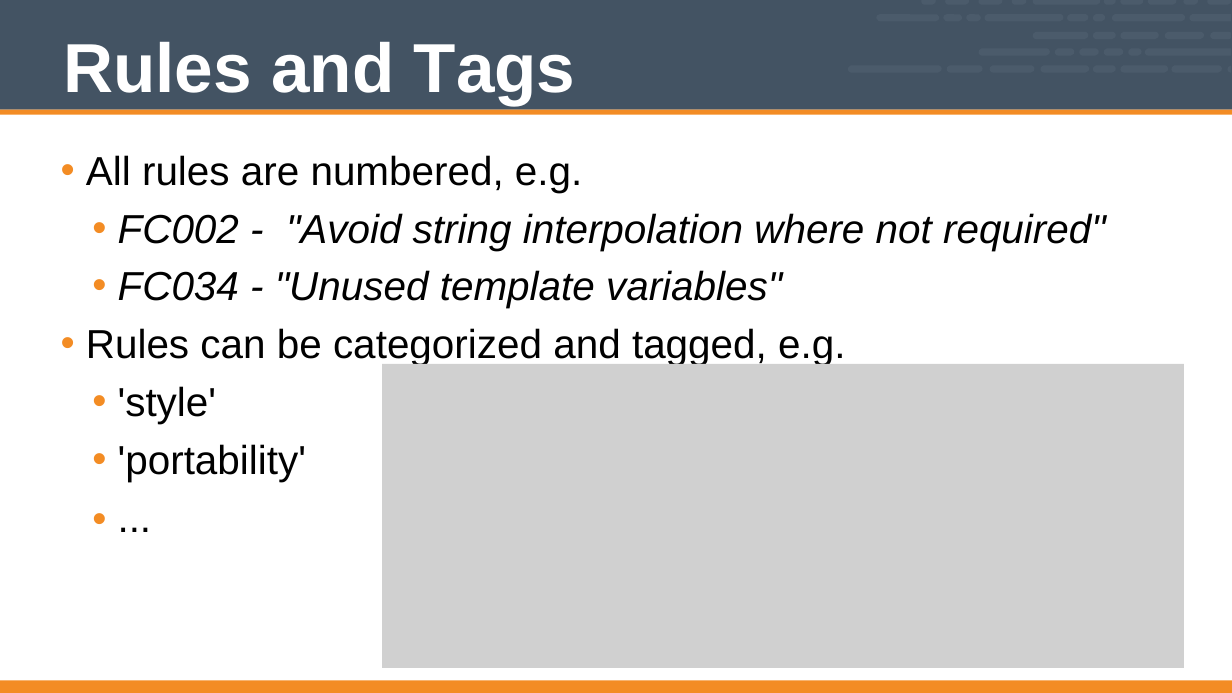
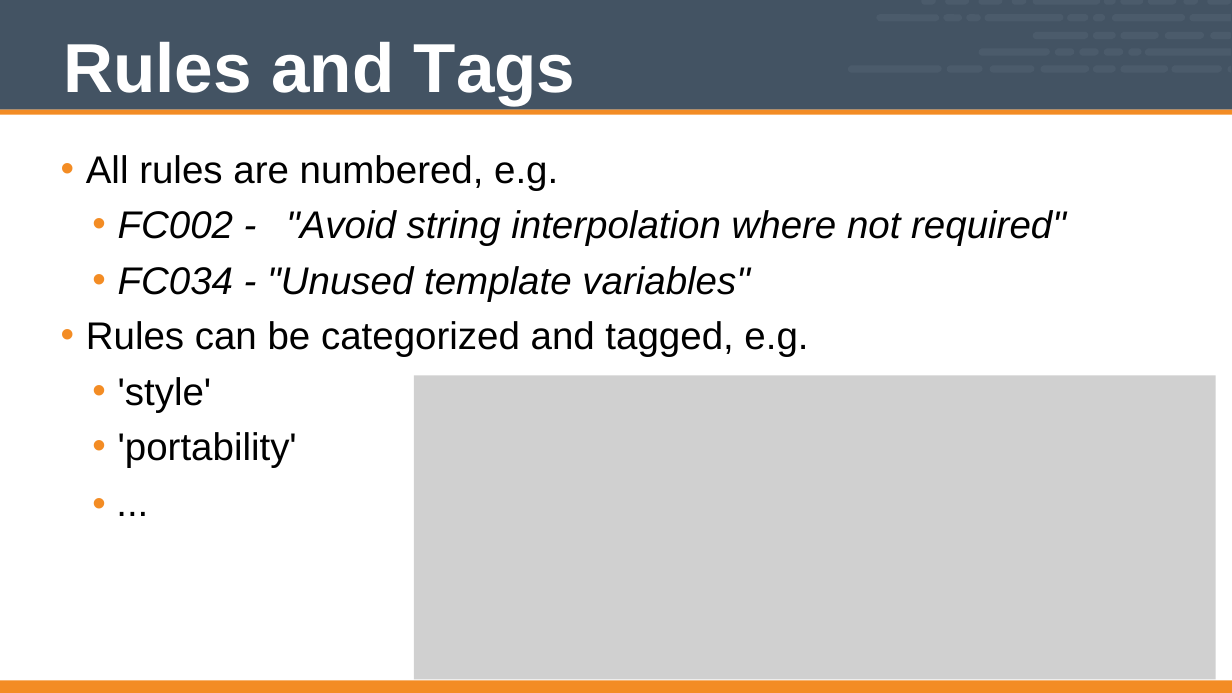
Before and after one commit to nathenharvey/chef-intermediate, a slide deck: slide 5 of Modules/10-Chef_Intermediate.pptx (slide 4 before the commit). Drawn at 1232x693 pixels with LibreOffice and Linux fonts; fonts in the diff are those of the drawing; grey boxes stand for pictures. Boxes give left, top, right and bottom in pixels: in the first picture for what was removed or moved away, otherwise in the second. Text is boxed around its words. In the diff, an @@ line names an element or a change of style, - is before the commit and + after.

```diff
--- a/Modules/10-Chef_Intermediate.pptx
+++ b/Modules/10-Chef_Intermediate.pptx
@@ text "All rules are numbered, e.g." at <box>86,155,1066,468</box>: size 42 to 40 pt @@
@@ picture: place and size @@
-picture at <box>382,364,1183,668</box>
+picture at <box>414,376,1215,680</box>
```
Also in this commit, not shown: 7 other slides changed, 3 slides added, 1 slide removed.
